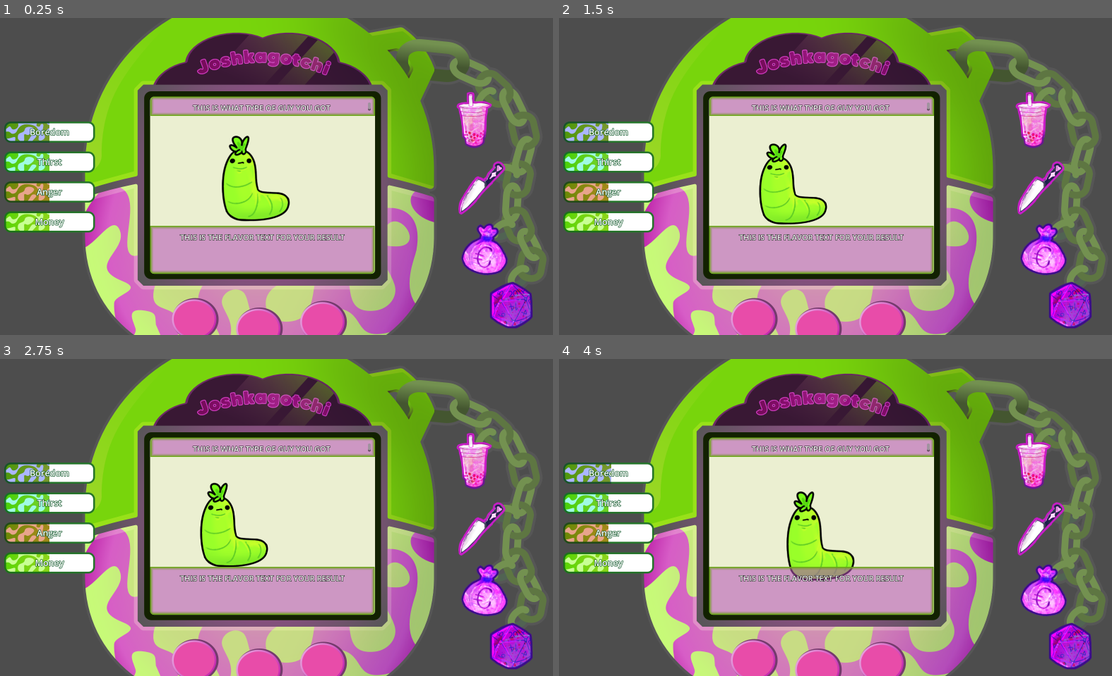
Above: before the commit, frames 1-4 (two rows, left to right).
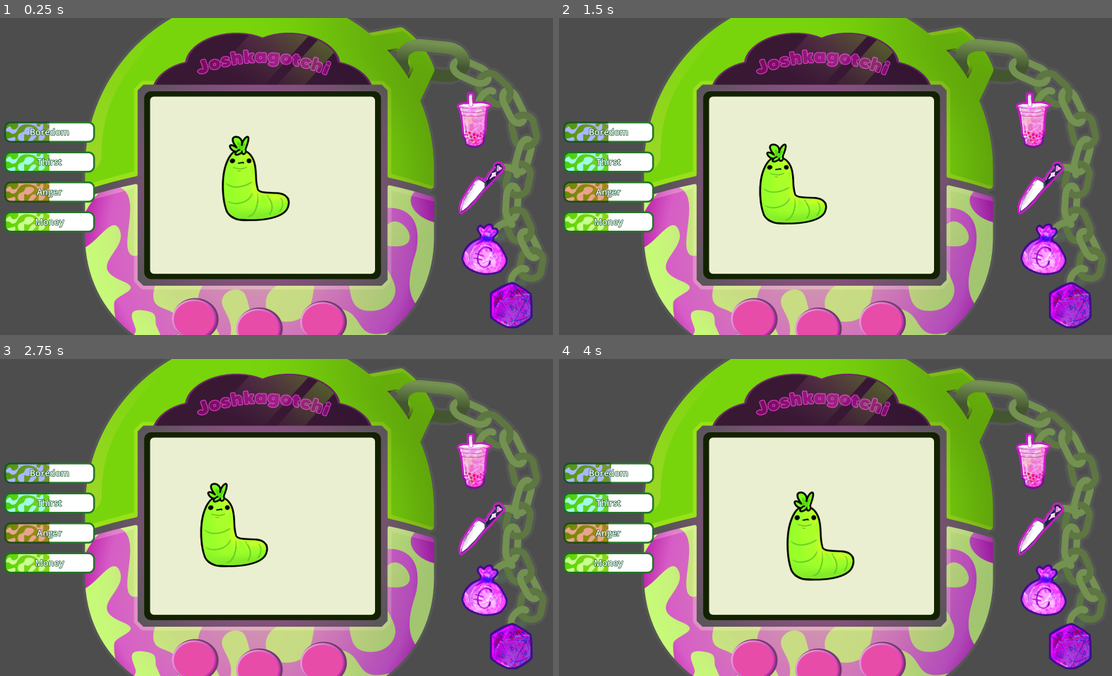
Above: after the commit, the same moments.

Repository: BlustrawberRi/Joshkagochi
Game: Godot game, scene res://Scenes/debug_ri.tscn
Two runs of this game, one before a commit and one after it. Both use one fixed random seed, a clock stepped at 60 frames per second and the inputs below. The project has no main scene, so this scene is started directly. The engine's default icon, where the game draws it, is replaced by a stand-in: a white triangle on a blue panel in a dark square.
Inputs (mouse positions are in pixels of both pictures, inside the frame that each line leads up to):
- Up to frame 1 (0.25 s): no input
- Up to frame 2 (1.5 s): click (1034, 119) at 0.52 s; click (1034, 119) at 1.27 s
- Up to frame 3 (2.75 s): click (475, 460) at 2.02 s
- Up to frame 4 (4 s): move the mouse to (957, 501) at 2.77 s; move the mouse to (719, 533) at 3.52 s

The runs differ from the first frame. In frame 1, 8.7% of the frame differs, in the area x 27-68%, y 24-81%; in frame 2, 8.7%; in frame 3, 8.7%; in frame 4, 8.7%.

Commit message:
ending panel animation + texts

Diff:
--- a/Scenes/debug_ri.tscn
+++ b/Scenes/debug_ri.tscn
@@ -133,6 +133,7 @@
 anchor_bottom = 1.0
 grow_horizontal = 2
 grow_vertical = 2
+script = ExtResource("11_1sc7q")
 
 [node name="Button" type="Button" parent="GameOver"]
 layout_mode = 0
@@ -141,7 +142,6 @@
 offset_right = 135.0
 offset_bottom = 70.0
 text = "END GAME"
-script = ExtResource("11_1sc7q")
 
 [node name="Flavor" type="Panel" parent="GameOver"]
 layout_mode = 0
@@ -149,6 +149,7 @@
 offset_top = 590.0
 offset_right = 1093.0
 offset_bottom = 726.0
+pivot_offset = Vector2(318, 68)
 theme = SubResource("Theme_bi43j")
 
 [node name="RichTextLabel" type="RichTextLabel" parent="GameOver/Flavor"]
@@ -162,18 +163,28 @@
 offset_bottom = -15.0
 grow_horizontal = 2
 grow_vertical = 2
+bbcode_enabled = true
 text = "THIS IS THE FLAVOR TEXT FOR YOUR RESULT
 "
 horizontal_alignment = 1
 
 [node name="Guy" type="Panel" parent="GameOver"]
-layout_mode = 0
+layout_mode = 1
+anchors_preset = 8
+anchor_left = 0.5
+anchor_top = 0.5
+anchor_right = 0.5
+anchor_bottom = 0.5
 offset_left = 458.0
-offset_top = 223.0
+offset_top = 224.0
 offset_right = 1094.0
-offset_bottom = 278.0
+offset_bottom = 279.0
+grow_horizontal = 2
+grow_vertical = 2
+pivot_offset = Vector2(318, 27.5)
 theme = SubResource("Theme_bi43j")
 theme_override_styles/panel = ExtResource("14_aphlv")
+metadata/_edit_use_anchors_ = true
 
 [node name="RichTextLabel" type="RichTextLabel" parent="GameOver/Guy"]
 layout_mode = 1
@@ -186,8 +197,9 @@
 offset_bottom = -15.0
 grow_horizontal = 2
 grow_vertical = 2
+bbcode_enabled = true
 text = "THIS IS WHAT TYPE OF GUY YOU GOT"
 horizontal_alignment = 1
 
 [connection signal="pressed" from="GameOver/Button" to="Worm" method="_on_game_over_pressed"]
-[connection signal="pressed" from="GameOver/Button" to="GameOver/Button" method="_on_pressed"]
+[connection signal="pressed" from="GameOver/Button" to="GameOver" method="_on_pressed"]
--- a/Scripts/end_game.gd
+++ b/Scripts/end_game.gd
@@ -1,4 +1,9 @@
-extends Button
+extends Control
+
+@onready
+var flavor_panel = $Flavor
+@onready
+var guy_panel = $Guy
 
 var possible_results = [
 	"nerd", "depressed", "thirst_trap", "furry", "tax_fraud", "smooth_criminal"
@@ -54,6 +59,15 @@
 	}
 }
 
+var result_texts = {
+	"nerd": ["YOU MADE A [rainbow]NERD[/rainbow]", "lol. lmao. *shoves u into a locker*"],
+	"depressed": ["YOU GOT... oh- uh.. you got depressed :(", "it happens to the best of us <:) Dont be hard on yourself. It's never too late to try again!"],
+	"thirst_trap": ["YOU MADE A [rainbow]NERD[/rainbow]", "lol. lmao. *shoves u into a locker*"],
+	"furry": ["YOU MADE A [rainbow]FURRY[/rainbow]", "owo what's this? *baps u* :3"],
+	"tax_fraud": ["THE IRS IS KNOCKING", "You made so much money. there's no way you made this much and not get depressed. the only possible way to make this much money.... is TAX FRAUD!!!"],
+	"smooth_criminal": ["YOU'VE BEEN HIT BY- YOU'VE BEEN STRUCK BY- A [rainbow]SMOOTH CRIMINAL[/rainbow]", "all that playing around with knives has been paying off."],
+}
+
 signal end_game
 
 var visible_after_item_uses = 5
@@ -62,6 +76,8 @@
 func _ready():
 	self.visible = false
 	StatsManager.stat_change.connect(check_set_visible)
+	guy_panel.size.y = 0.0
+	flavor_panel.size.y = 0.0
 
 func check_set_visible(_stat, _value):
 	current_item_uses += 1
@@ -84,10 +100,16 @@
 			absolute_distance = local_distance
 			target = result
 	print("the joshkagotchi will be ", target)
-	return target
+	return result_texts.get(target)
 
 
 func _on_pressed():
-	calc_result()
+	var result = calc_result()
 	emit_signal("end_game")
+	guy_panel.get_child(0).text = result[0]
+	flavor_panel.get_child(0).text = result[1]
+	var tween = get_tree().create_tween()
+	await tween.tween_interval(1.0)
+	tween.tween_property(guy_panel, "size", Vector2(636, 55), 1.0).set_ease(Tween.EASE_OUT).set_trans(Tween.TRANS_BOUNCE)
+	tween.tween_property(flavor_panel, "size", Vector2(636, 136), 1.0).set_ease(Tween.EASE_OUT).set_trans(Tween.TRANS_BOUNCE)
 	pass # Replace with function body.
